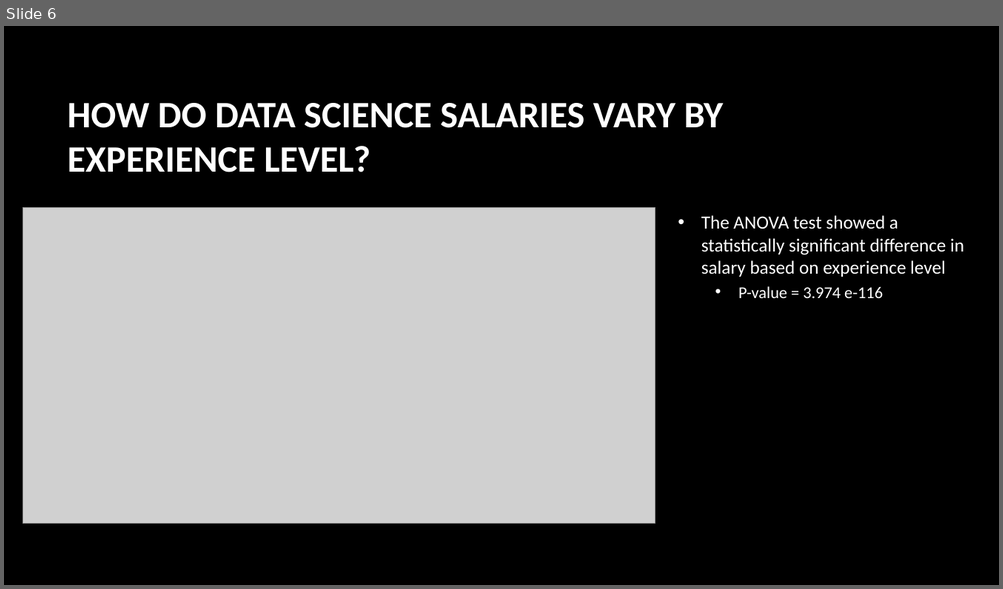
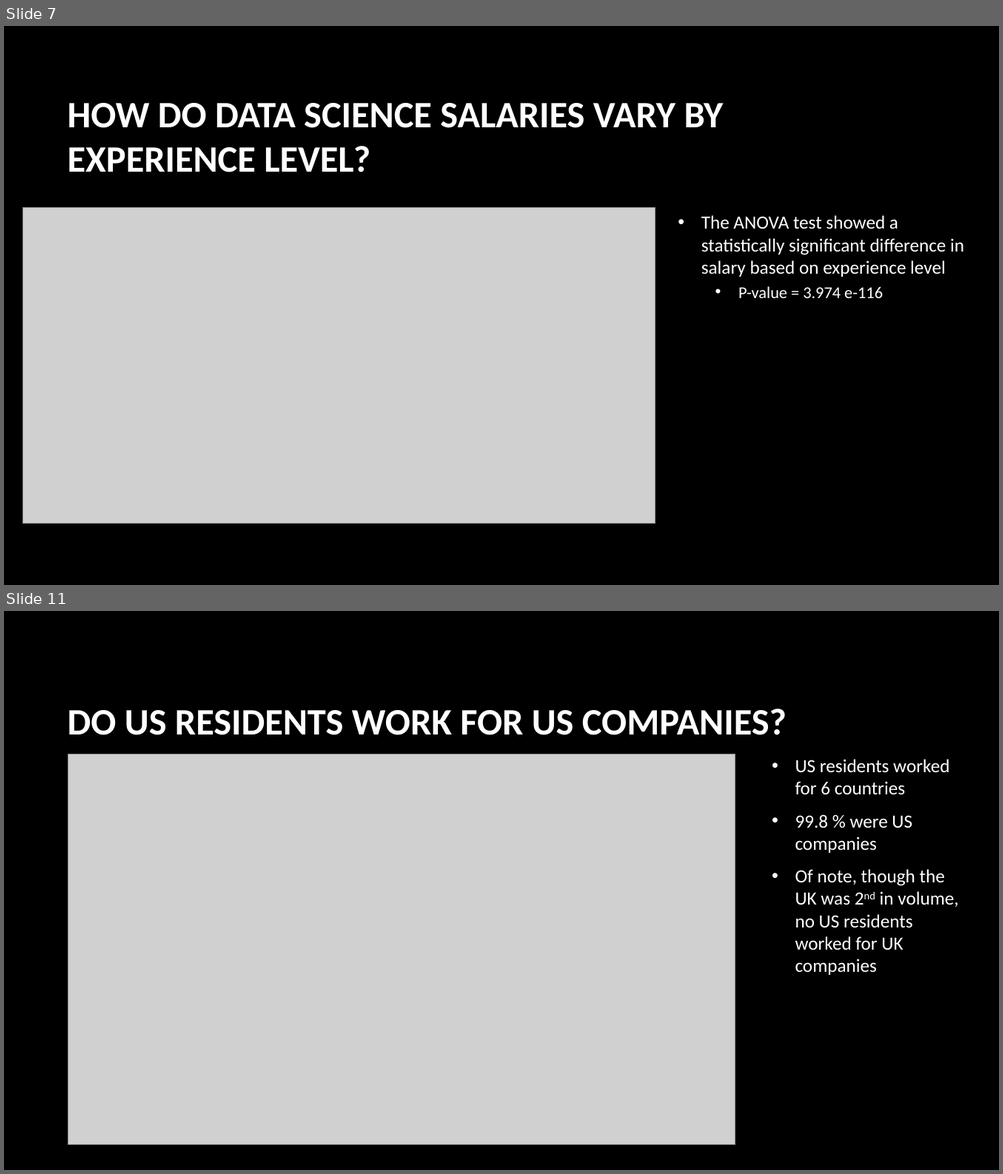
Before and after one commit to lathamlm/project-01, a slide deck: project_01_presentation.pptx. Shown one above the other, each under a label of ours: slide 6 before the commit, slides 7 and 11 after it; the slides between them are not shown. The pictures are 1003x589 and 1003x1174 pixels, drawn with LibreOffice and Linux fonts; fonts in the diff are those of the drawing; grey boxes stand for pictures; background and template pictures are left out. Boxes give left, top, right and bottom in pixels: in the first picture for what was removed or moved away, otherwise in the second. Text is boxed around its words. In the diff, an @@ line names an element or a change of style, - is before the commit and + after.

```diff
--- a/project_01_presentation.pptx
+++ b/project_01_presentation.pptx
@@ slide 11 added at [4,611,999,1170], background picture (left out) @@
@@ title added at [68,709,786,735], 36 pt, text #FFFFFF, bold @@
+DO US RESIDENTS WORK FOR US COMPANIES?
@@ picture added at [68,755,735,1145] @@
@@ text added at [795,759,958,975], 18 pt, text #FFFFFF @@
+• US residents worked for 6 countries
+• 99.8 % were US companies
+• Of note, though the UK was 2nd in volume, no US residents worked for UK companies
@@ what was slide 6 is now slide 7 @@
```
Also in this commit, not shown: 8 slides changed, 2 other slides added, 1 slide removed, 3 other files.
